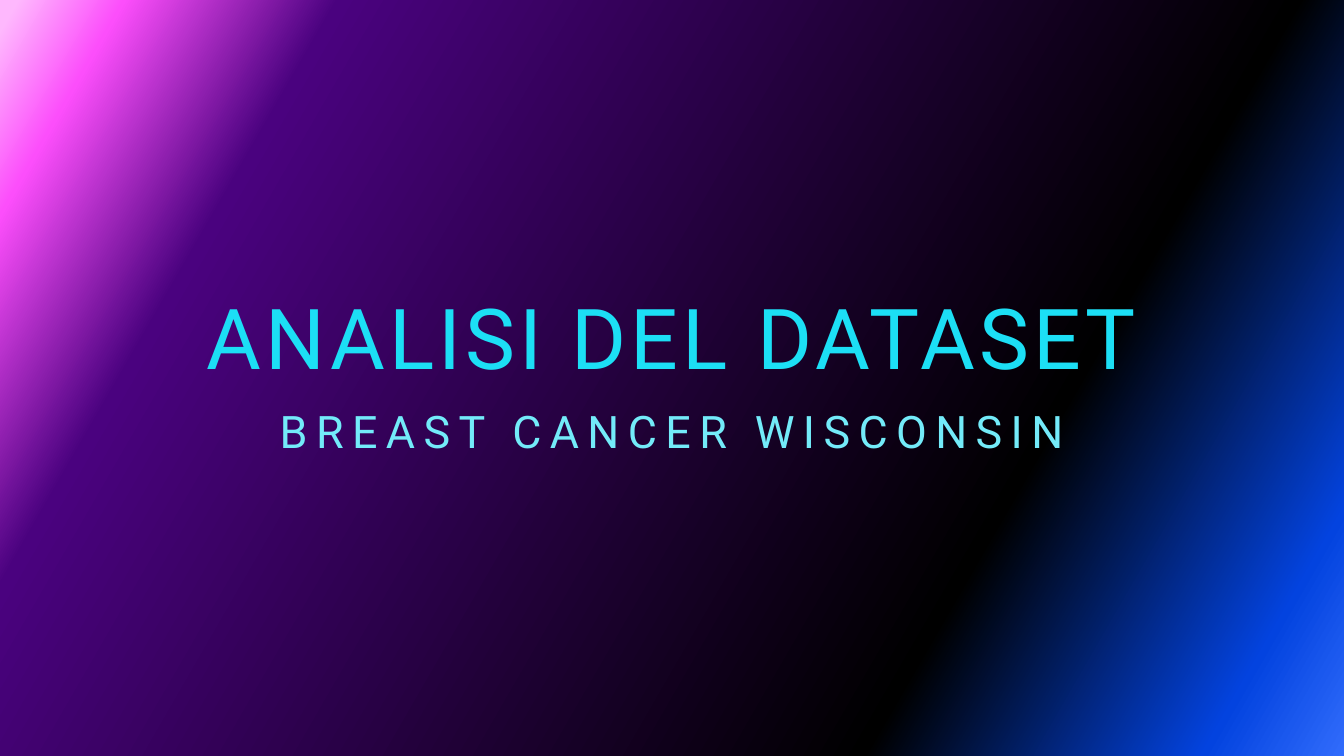
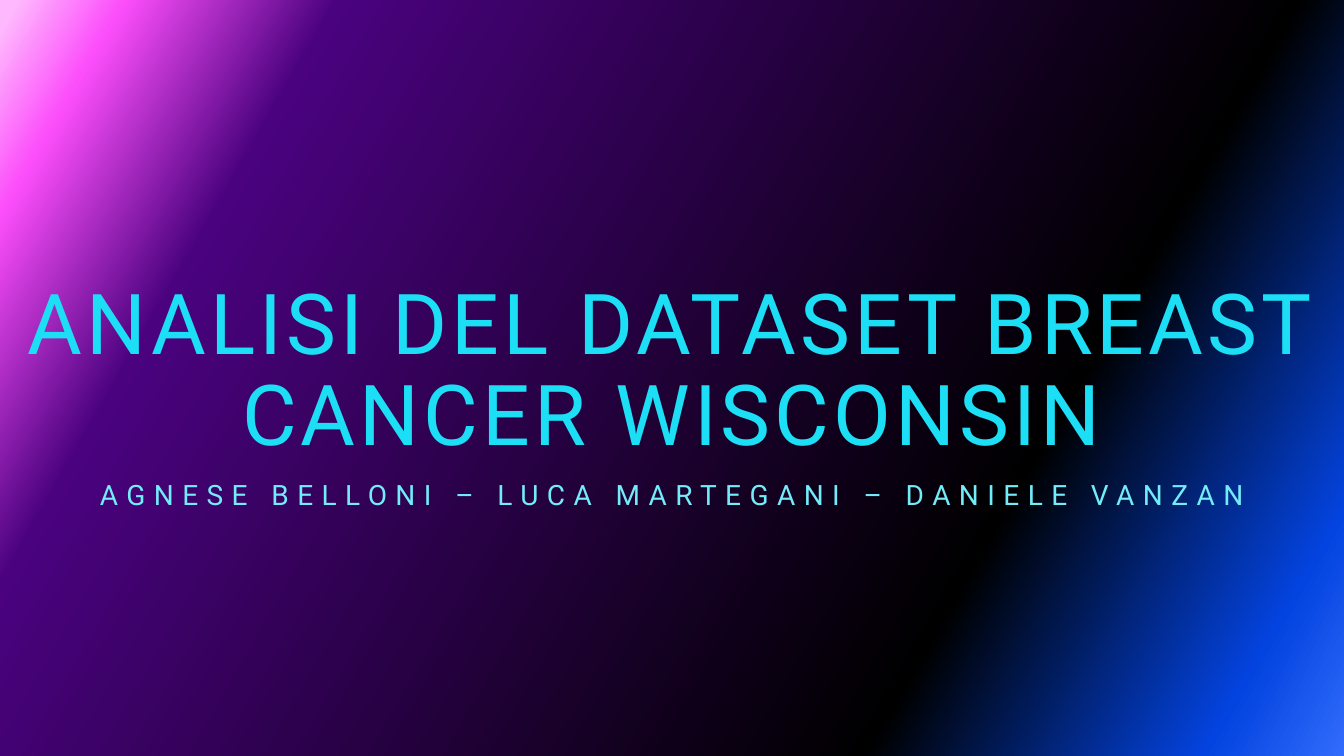
Before and after one commit to Danielevanzan/Progetto_data_proc, a slide deck: slide 1 of Analisi del dataset.pptx. Drawn at 1344x756 pixels with LibreOffice and Linux fonts; fonts in the diff are those of the drawing; background and template pictures are left out. Boxes give left, top, right and bottom in pixels: in the first picture for what was removed or moved away, otherwise in the second. Text is boxed around its words. In the diff, an @@ line names an element or a change of style, - is before the commit and + after.

```diff
--- a/Analisi del dataset.pptx
+++ b/Analisi del dataset.pptx
@@ title at (28, 278, 1312, 446): text changed @@
-ANALISI DEL DATASET
+ANALISI DEL DATASET BREAST CANCER WISCONSIN
@@ subtitle at (100, 479, 1243, 512): text changed; size 32 to 20 pt @@
-BREAST CANCER WISCONSIN
+AGNESE BELLONI – LUCA MARTEGANI – DANIELE VANZAN
```
Also in this commit, not shown: 1 other slide changed, 1 other file.
